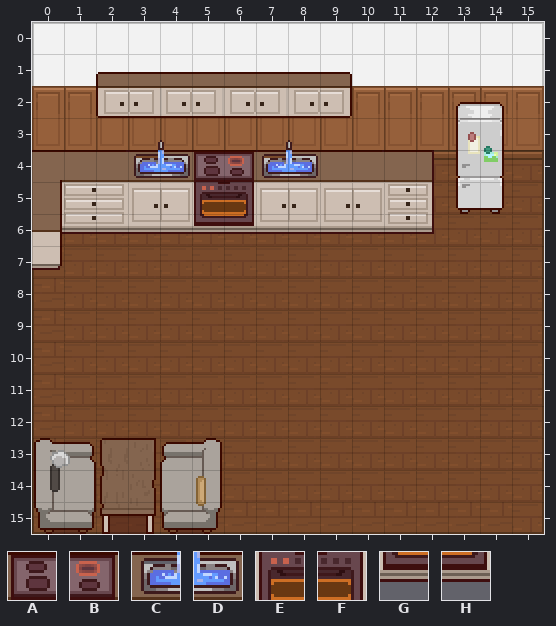
Level history. Tiled map: game/maps/map1.tmx. The picture above is the old version.
Cells are 16x16 px. Shown: x 0..15, y 0..15.
Key: from "kitchen_LRK": A 142, B 146, C 148, D 149, E 171, F 172, G 197, H 198.
_ is an empty cell.
Layers that did not change in this view are not listed.
Layer "active tiles" before, first column x 0:
 0 ________________
 1 ________________
 2 ________________
 3 ________________
 4 ___CDABCD_______
 5 _____EF_________
 6 _____GH_________
 7 ________________
 8 ________________
 9 ________________
10 ________________
11 ________________
12 ________________
13 ________________
14 ________________
15 ________________
Now the later version:
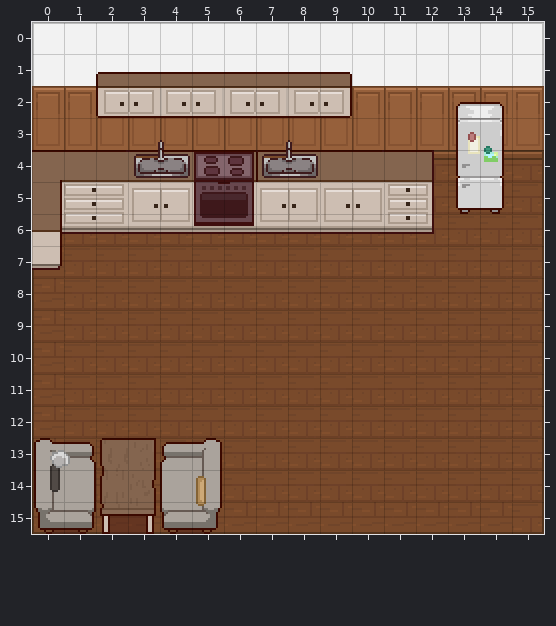
Edits made:
Layer "active tiles" (now hidden):
The author cleared tile B in row 4 at x 6.
The author cleared tile C in row 4 at x 3 and 7.
The author cleared tile D in row 4 at x 4 and 8.
The author cleared tile E in row 5 at x 5.
The author cleared tile F in row 5 at x 6.
The author cleared tile G in row 6 at x 5.
The author cleared tile H in row 6 at x 6.
Boxes around the changes in both pictures, in picture pixels (x1, y1, x2, y2):
removed: (140, 150, 312, 216)
